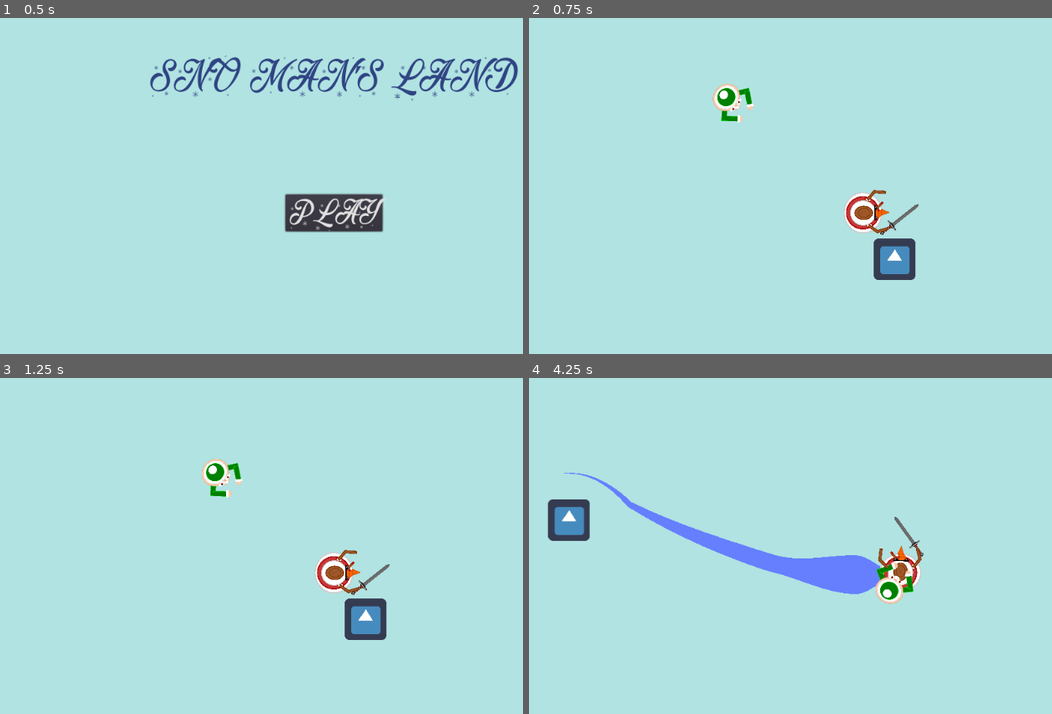
Above: before the commit, frames 1-4 (two rows, left to right).
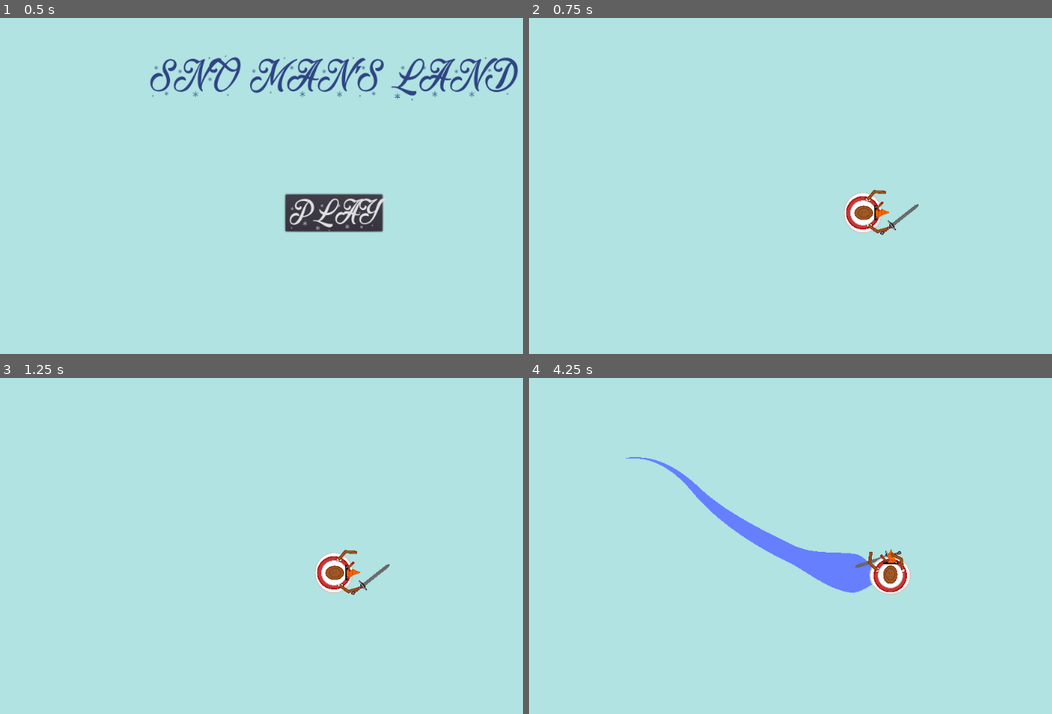
Above: after the commit, the same moments.

Repository: samithShetty/Fall-22-49er-Game-Jam
Game: Godot game, scene res://title.tscn
Same seed, same stepped clock (60 frames per second), same inputs: the game is played once before the commit and once after it. The engine's default icon, where the game draws it, is replaced by a stand-in: a white triangle on a blue panel in a dark square.
Inputs:
- Up to frame 1 (0.5 s): no input
- Up to frame 2 (0.75 s): click "PLAY" at 0.5 s
- Up to frame 3 (1.25 s): no input
- Up to frame 4 (4.25 s): hold D (right) 1.28-2.03 s; hold J (swing, bound only after the commit) 1.28-2.03 s; hold S (down) 2.03-2.78 s; tap J (swing, bound only after the commit) at 2.1, 3.6 s; hold D (right) 2.78-3.53 s; hold J (swing, bound only after the commit) 2.78-3.53 s; hold W (up) from 3.53 s (still down)

Frame 1 is identical in both runs. In frame 2, 1.5% of the frame differs, in the area x 35-75%, y 19-78%; in frame 3, 1.5%; in frame 4, 5.4%, in the area x 3-76%, y 23-68%.

Commit message:
i dont rember, i forgor

Diff:
--- a/Elf.gd
+++ b/Elf.gd
@@ -12,9 +12,14 @@
 	pass # Replace with function body.
 
 func _physics_process(delta):
-	linear_velocity = Vector2(clamp(linear_velocity.x,-speed,speed),clamp(linear_velocity.y,-speed,speed))
+	#linear_velocity = Vector2(clamp(linear_velocity.x,-speed,speed),clamp(linear_velocity.y,-speed,speed))
 
-	var direction = (get_parent().get_node("Snowman").position - position).normalized()
+	var direction = (get_parent().get_node("Snowman").position - position)
+
+	if direction.length() > 1000:
+		queue_free()
+
+	direction = direction.normalized()
 
 	var x = direction.x
 	var y = direction.y
@@ -24,6 +29,12 @@
 	look_at(direction + position)
 
 
+
 # Called every frame. 'delta' is the elapsed time since the previous frame.
 #func _process(delta):
 #	pass
+
+
+func _on_Area2D_body_entered(body):
+	print("man")
+	body.apply_impulse(Vector2(0,0),(body.position - $MeleeArea.global_position).normalized() * 200)
--- /dev/null
+++ b/Elf.tscn
@@ -0,0 +1,35 @@
+[gd_scene load_steps=5 format=2]
+
+[ext_resource path="res://Elf (1).svg" type="Texture" id=1]
+[ext_resource path="res://Elf.gd" type="Script" id=2]
+
+[sub_resource type="CircleShape2D" id=3]
+radius = 22.0227
+
+[sub_resource type="CircleShape2D" id=8]
+radius = 20.0
+
+[node name="Elf" type="RigidBody2D"]
+position = Vector2( 450, -71 )
+collision_layer = 5
+collision_mask = 5
+script = ExtResource( 2 )
+
+[node name="CollisionShape2D" type="CollisionShape2D" parent="."]
+shape = SubResource( 3 )
+
+[node name="Elf" type="Sprite" parent="."]
+position = Vector2( 15, 0 )
+rotation = 4.71239
+scale = Vector2( 0.1, 0.1 )
+texture = ExtResource( 1 )
+
+[node name="MeleeArea" type="Area2D" parent="."]
+position = Vector2( 36, 0 )
+collision_layer = 16
+collision_mask = 16
+
+[node name="CollisionShape2D" type="CollisionShape2D" parent="MeleeArea"]
+shape = SubResource( 8 )
+
+[connection signal="body_entered" from="MeleeArea" to="." method="_on_Area2D_body_entered"]
--- a/Snowman.gd
+++ b/Snowman.gd
@@ -3,10 +3,14 @@
 export var speed = 500
 export var acceleration = 3.0
 var lookDir = Vector2(0,1)
-
+var swingTime = 0
 
 func _physics_process(delta):
-	linear_velocity = Vector2(clamp(linear_velocity.x,-speed,speed),clamp(linear_velocity.y,-speed,speed))
+	if swingTime > 0:
+		swingTime -= delta
+		if swingTime <= 0:
+			$SwordArea/CollisionShape2D.disabled = true
+
 	var x = Input.get_action_strength("right") - Input.get_action_strength("left")
 	var y = Input.get_action_strength("up") - Input.get_action_strength("down")
 	apply_impulse(Vector2(0,0), Vector2(acceleration*x,acceleration*-y))
@@ -14,11 +18,27 @@
 	if x != 0 or y != 0:
 		lookDir = lerp(lookDir, Vector2(x,-y), .07)
 		look_at(lookDir + position)
+	else:
+		lookDir = Vector2(1,0).rotated(rotation)
 
+	if linear_velocity.length() > speed:
+		linear_velocity = linear_velocity.normalized() * speed
+	#linear_velocity = Vector2(clamp(linear_velocity.x,-speed,speed),clamp(linear_velocity.y,-speed,speed))
 	var space_state = get_world_2d().direct_space_state
 	# use global coordinates, not local to node
 	var waterCollision = space_state.intersect_ray(position, position + get_linear_velocity().rotated(-get_global_rotation()).normalized()*30, [self], 7, true, true)
 
 
+func _input(event):
+	if event.is_action_pressed("swing") and !$AnimationPlayer.is_playing():
+		$AnimationPlayer.play("swing")
+		$SwordArea/CollisionShape2D.disabled = false
+		swingTime = .4
+
+
 func _on_WaterArea_area_entered(area):
 	print("DEATH")
+
+
+func _on_SwordArea_body_entered(body):
+	body.apply_impulse(Vector2(0,0),(body.position - $SwordArea.global_position).normalized() * 2000)
--- a/TestScene.tscn
+++ b/TestScene.tscn
@@ -1,10 +1,7 @@
-[gd_scene load_steps=16 format=2]
+[gd_scene load_steps=12 format=2]
 
 [ext_resource path="res://Snowman.gd" type="Script" id=1]
-[ext_resource path="res://icon.png" type="Texture" id=2]
-[ext_resource path="res://Elf.gd" type="Script" id=3]
 [ext_resource path="res://Snowman.svg" type="Texture" id=4]
-[ext_resource path="res://Elf (1).svg" type="Texture" id=5]
 [ext_resource path="res://sword.png" type="Texture" id=6]
 [ext_resource path="res://Snowman_Arm.svg" type="Texture" id=7]
 [ext_resource path="res://WaterTrail.tscn" type="PackedScene" id=8]
@@ -16,7 +13,7 @@
 radius = 8.06226
 
 [sub_resource type="CircleShape2D" id=2]
-radius = 7.0
+radius = 30.0
 
 [sub_resource type="Animation" id=4]
 length = 0.001
@@ -68,6 +65,30 @@
 "update": 0,
 "values": [ 51.5626 ]
 }
+tracks/4/type = "value"
+tracks/4/path = NodePath("leftArm:position")
+tracks/4/interp = 1
+tracks/4/loop_wrap = true
+tracks/4/imported = false
+tracks/4/enabled = true
+tracks/4/keys = {
+"times": PoolRealArray( 0 ),
+"transitions": PoolRealArray( 1 ),
+"update": 0,
+"values": [ Vector2( 19, -30 ) ]
+}
+tracks/5/type = "value"
+tracks/5/path = NodePath("leftArm:rotation_degrees")
+tracks/5/interp = 1
+tracks/5/loop_wrap = true
+tracks/5/imported = false
+tracks/5/enabled = true
+tracks/5/keys = {
+"times": PoolRealArray( 0 ),
+"transitions": PoolRealArray( 1 ),
+"update": 0,
+"values": [ 83.1912 ]
+}
 
 [sub_resource type="Animation" id=5]
 resource_name = "swing"
@@ -78,10 +99,10 @@
 tracks/0/imported = false
 tracks/0/enabled = true
 tracks/0/keys = {
-"times": PoolRealArray( 0, 0.2, 0.5 ),
-"transitions": PoolRealArray( 1, 1, 1 ),
-"update": 0,
-"values": [ Vector2( 23, 27 ), Vector2( 26, 18 ), Vector2( 23, 27 ) ]
+"times": PoolRealArray( 0, 0.1, 0.2, 0.3, 0.4, 0.5 ),
+"transitions": PoolRealArray( 1, 1, 1, 1, 1, 1 ),
+"update": 0,
+"values": [ Vector2( 25, 14 ), Vector2( 24, 27 ), Vector2( 16, 33 ), Vector2( 22, 29 ), Vector2( 25, 23 ), Vector2( 25, 14 ) ]
 }
 tracks/1/type = "value"
 tracks/1/path = NodePath("rightArm:rotation_degrees")
@@ -90,10 +111,10 @@
 tracks/1/imported = false
 tracks/1/enabled = true
 tracks/1/keys = {
-"times": PoolRealArray( 0, 0.2, 0.5 ),
-"transitions": PoolRealArray( 1, 1, 1 ),
-"update": 0,
-"values": [ 83.9243, 48.2373, 83.9243 ]
+"times": PoolRealArray( 0, 0.1, 0.2, 0.3, 0.4, 0.5 ),
+"transitions": PoolRealArray( 1, 1, 1, 1, 1, 1 ),
+"update": 0,
+"values": [ 36.1042, 81.3309, 126.558, 96.4064, 66.2553, 36.1042 ]
 }
 tracks/2/type = "value"
 tracks/2/path = NodePath("Sword:position")
@@ -105,7 +126,7 @@
 "times": PoolRealArray( 0, 0.1, 0.2, 0.3, 0.4, 0.5 ),
 "transitions": PoolRealArray( 1, 1, 1, 1, 1, 1 ),
 "update": 0,
-"values": [ Vector2( 58, 44 ), Vector2( 61, 5 ), Vector2( 37, -20 ), Vector2( 44, -17 ), Vector2( 62, 18 ), Vector2( 58, 44 ) ]
+"values": [ Vector2( 26, -20 ), Vector2( 60, 12 ), Vector2( 47, 61 ), Vector2( 62, 28 ), Vector2( 52, -3 ), Vector2( 26, -20 ) ]
 }
 tracks/3/type = "value"
 tracks/3/path = NodePath("Sword:rotation_degrees")
@@ -117,13 +138,35 @@
 "times": PoolRealArray( 0, 0.1, 0.2, 0.3, 0.4, 0.5 ),
 "transitions": PoolRealArray( 1, 1, 1, 1, 1, 1 ),
 "update": 0,
-"values": [ 124.343, 61.5796, -1.18421, 10.3702, 82.5008, 124.343 ]
+"values": [ -20.3704, 56.5208, 133.412, 82.1512, 30.8904, -20.3704 ]
+}
+tracks/4/type = "value"
+tracks/4/path = NodePath("leftArm:position")
+tracks/4/interp = 1
+tracks/4/loop_wrap = true
+tracks/4/imported = false
+tracks/4/enabled = true
+tracks/4/keys = {
+"times": PoolRealArray( 0, 0.2, 0.5 ),
+"transitions": PoolRealArray( 1, 1, 1 ),
+"update": 0,
+"values": [ Vector2( 19, -30 ), Vector2( 11, -35 ), Vector2( 19, -30 ) ]
+}
+tracks/5/type = "value"
+tracks/5/path = NodePath("leftArm:rotation_degrees")
+tracks/5/interp = 1
+tracks/5/loop_wrap = true
+tracks/5/imported = false
+tracks/5/enabled = true
+tracks/5/keys = {
+"times": PoolRealArray( 0, 0.2, 0.5 ),
+"transitions": PoolRealArray( 1, 1, 1 ),
+"update": 0,
+"values": [ 83.1912, 40.8513, 83.1912 ]
 }
 
 [sub_resource type="CircleShape2D" id=7]
-
-[sub_resource type="CircleShape2D" id=3]
-radius = 22.0227
+radius = 30.1496
 
 [node name="Node2D" type="Node2D"]
 
@@ -134,7 +177,8 @@
 collision_mask = 8
 
 [node name="Snowman" type="RigidBody2D" parent="."]
-collision_mask = 7
+collision_layer = 17
+collision_mask = 3
 script = ExtResource( 1 )
 
 [node name="WaterCollider" type="Area2D" parent="Snowman"]
@@ -150,13 +194,13 @@
 smoothing_enabled = true
 
 [node name="SwordArea" type="Area2D" parent="Snowman"]
-position = Vector2( 0, 10 )
-monitoring = false
-monitorable = false
+position = Vector2( 49, 0 )
+collision_layer = 4
+collision_mask = 4
 
 [node name="CollisionShape2D" type="CollisionShape2D" parent="Snowman/SwordArea"]
-position = Vector2( 0, 5 )
 shape = SubResource( 2 )
+disabled = true
 
 [node name="Snowman" type="Sprite" parent="Snowman"]
 position = Vector2( -1, -1 )
@@ -193,24 +237,7 @@
 [node name="SnowmanCollider" type="CollisionShape2D" parent="Snowman"]
 shape = SubResource( 7 )
 
-[node name="Elf" type="RigidBody2D" parent="."]
-position = Vector2( -211, -179 )
-collision_layer = 4
-script = ExtResource( 3 )
-
-[node name="CollisionShape2D" type="CollisionShape2D" parent="Elf"]
-shape = SubResource( 3 )
-
-[node name="Elf" type="Sprite" parent="Elf"]
-position = Vector2( 15, 0 )
-rotation = 4.71239
-scale = Vector2( 0.1, 0.1 )
-texture = ExtResource( 5 )
-
-[node name="Icon" type="Sprite" parent="."]
-position = Vector2( 49, 72 )
-texture = ExtResource( 2 )
-
 [connection signal="area_entered" from="WaterTrail/WaterArea" to="Snowman" method="_on_WaterArea_area_entered"]
+[connection signal="body_entered" from="Snowman/SwordArea" to="Snowman" method="_on_SwordArea_body_entered"]
 
 [editable path="WaterTrail"]
--- a/project.godot
+++ b/project.godot
@@ -36,6 +36,11 @@
 "events": [ Object(InputEventKey,"resource_local_to_scene":false,"resource_name":"","device":0,"alt":false,"shift":false,"control":false,"meta":false,"command":false,"pressed":false,"scancode":0,"physical_scancode":68,"unicode":0,"echo":false,"script":null)
  ]
 }
+swing={
+"deadzone": 0.5,
+"events": [ Object(InputEventKey,"resource_local_to_scene":false,"resource_name":"","device":0,"alt":false,"shift":false,"control":false,"meta":false,"command":false,"pressed":false,"scancode":0,"physical_scancode":74,"unicode":0,"echo":false,"script":null)
+ ]
+}
 
 [physics]
 
